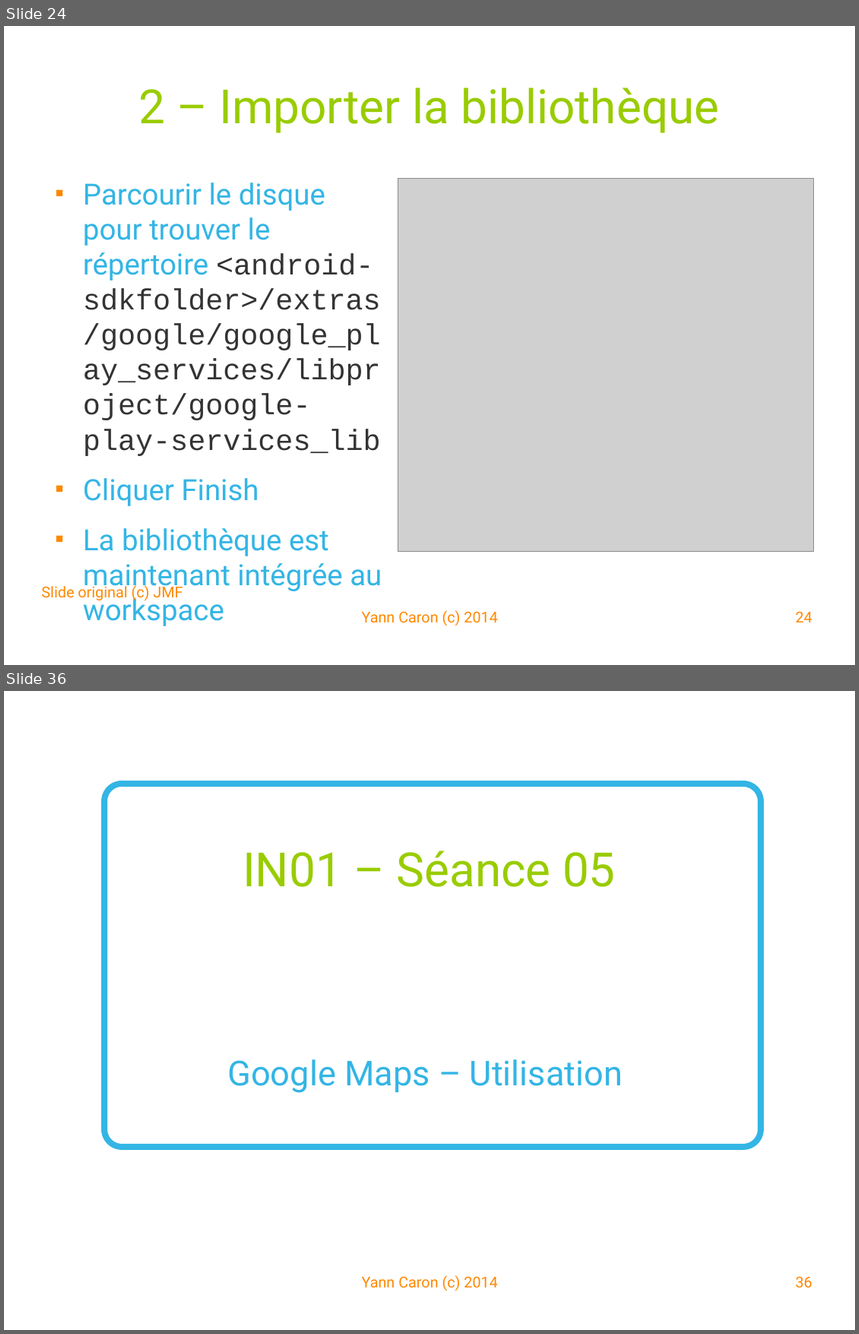
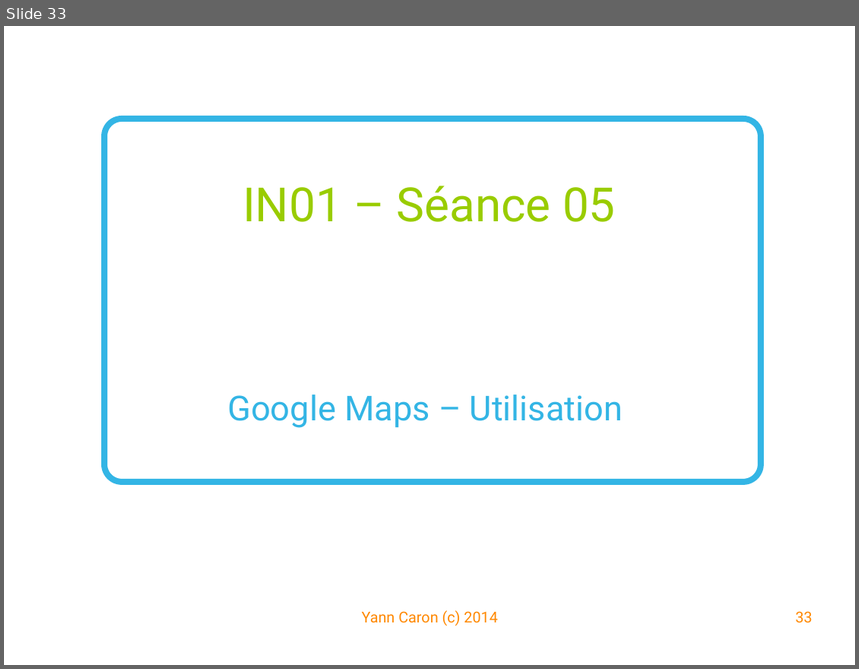
Before and after one commit to YannCaron/Android-ENSG, a slide deck: 05 - Google Map.odp. Shown one above the other, each under a label of ours: slides 24 and 36 before the commit, slide 33 after it; the slides between them are not shown. The pictures are 859x1334 and 859x669 pixels, drawn with LibreOffice and Linux fonts; fonts in the diff are those of the drawing; grey boxes stand for pictures; background and template pictures are left out. Boxes give left, top, right and bottom in pixels: in the first picture for what was removed or moved away, otherwise in the second. Text is boxed around its words. In the diff, an @@ line names an element or a change of style, - is before the commit and + after.

Commit message:
tp googlemap

```diff
--- a/05 - Google Map.odp
+++ b/05 - Google Map.odp
@@ slide 24 removed at box(4, 26, 855, 665), background #FFFFFF @@
@@ title removed at box(139, 88, 719, 133) @@
-2 – Importer la bibliothèque
@@ text removed at box(83, 183, 382, 626) @@
-■ Parcourir le disque pour trouver le répertoire <android-sdkfolder>/extras/google/google_play_services/libproject/google-play-services_lib
-■ Cliquer Finish
-■ La bibliothèque est maintenant intégrée au workspace
@@ picture removed at box(398, 178, 813, 551) @@
@@ text removed at box(41, 584, 183, 602) @@
-Slide original (c) JMF
@@ text removed at box(362, 610, 497, 626) @@
-Yann Caron (c) 2014
@@ page number removed at box(796, 611, 813, 623) @@
-24
@@ what was slide 36 is now slide 33 @@
@@ page number at box(796, 611, 813, 623): text changed @@
-36
+33
```
Also in this commit, not shown: 20 slides changed, 5 slides added, 7 other slides removed, 16 other files.
